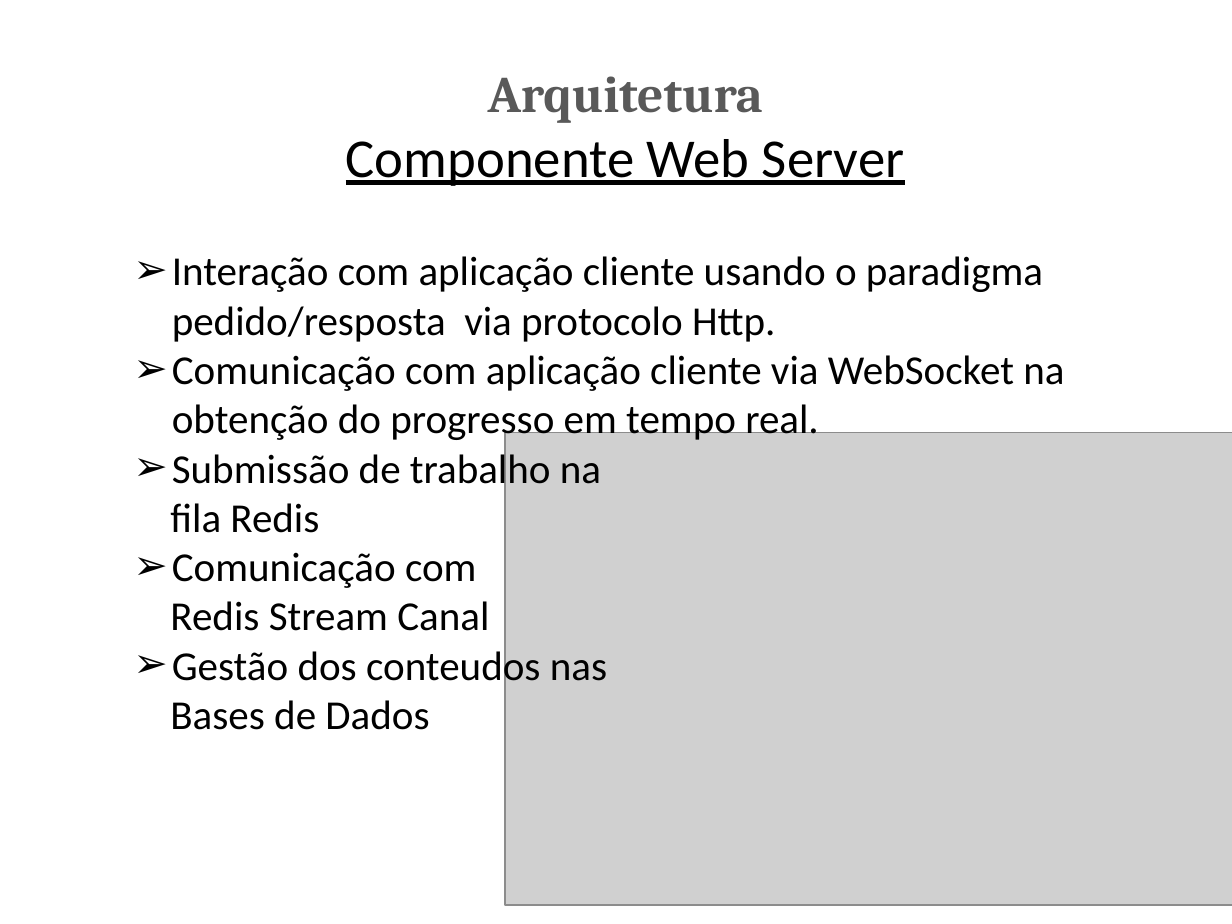
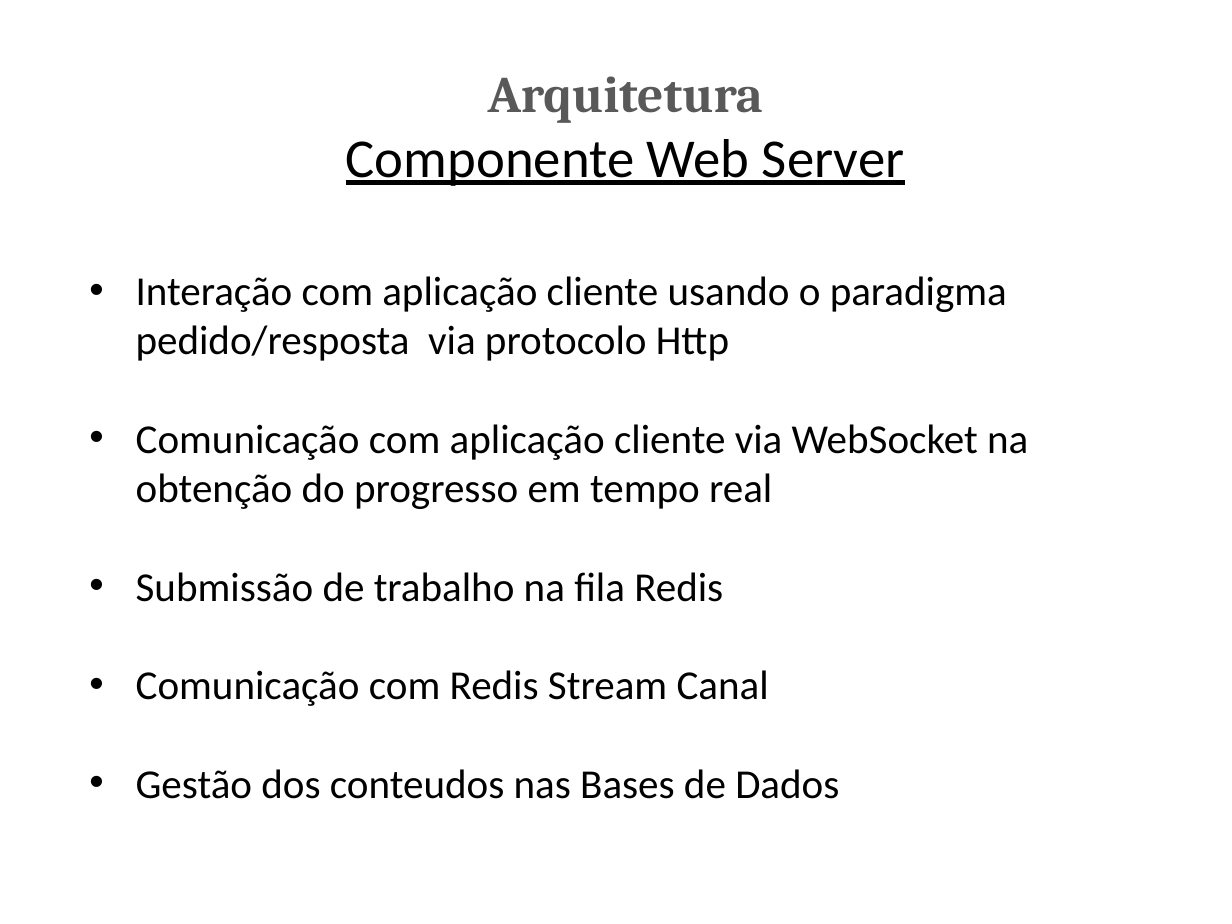
Before and after one commit to marcinschi-iuri/ciaasDocs, a slide deck: slide 10 of PCIS.pptx (slide 8 before the commit). Drawn at 1232x924 pixels with LibreOffice and Linux fonts; fonts in the diff are those of the drawing; grey boxes stand for pictures. Boxes give left, top, right and bottom in pixels: in the first picture for what was removed or moved away, otherwise in the second. Text is boxed around its words. In the diff, an @@ line names an element or a change of style, - is before the commit and + after.

Commit message:
presentation

```diff
--- a/PCIS.pptx
+++ b/PCIS.pptx
@@ text at [136,276,1028,799]: text changed @@
-➢ Interação com aplicação cliente usando o paradigma pedido/resposta via protocolo Http.
-➢ Comunicação com aplicação cliente via WebSocket na obtenção do progresso em tempo real.
-➢ Submissão de trabalho na
-fila Redis
-➢ Comunicação com
-Redis Stream Canal
-➢ Gestão dos conteudos nas
-Bases de Dados
+• Interação com aplicação cliente usando o paradigma pedido/resposta via protocolo Http
+• Comunicação com aplicação cliente via WebSocket na obtenção do progresso em tempo real
+• Submissão de trabalho na fila Redis
+• Comunicação com Redis Stream Canal
+• Gestão dos conteudos nas Bases de Dados
@@ picture removed at [505,432,1232,904] @@
```
Also in this commit, not shown: 12 other slides changed, 8 slides added, 2 other files.
